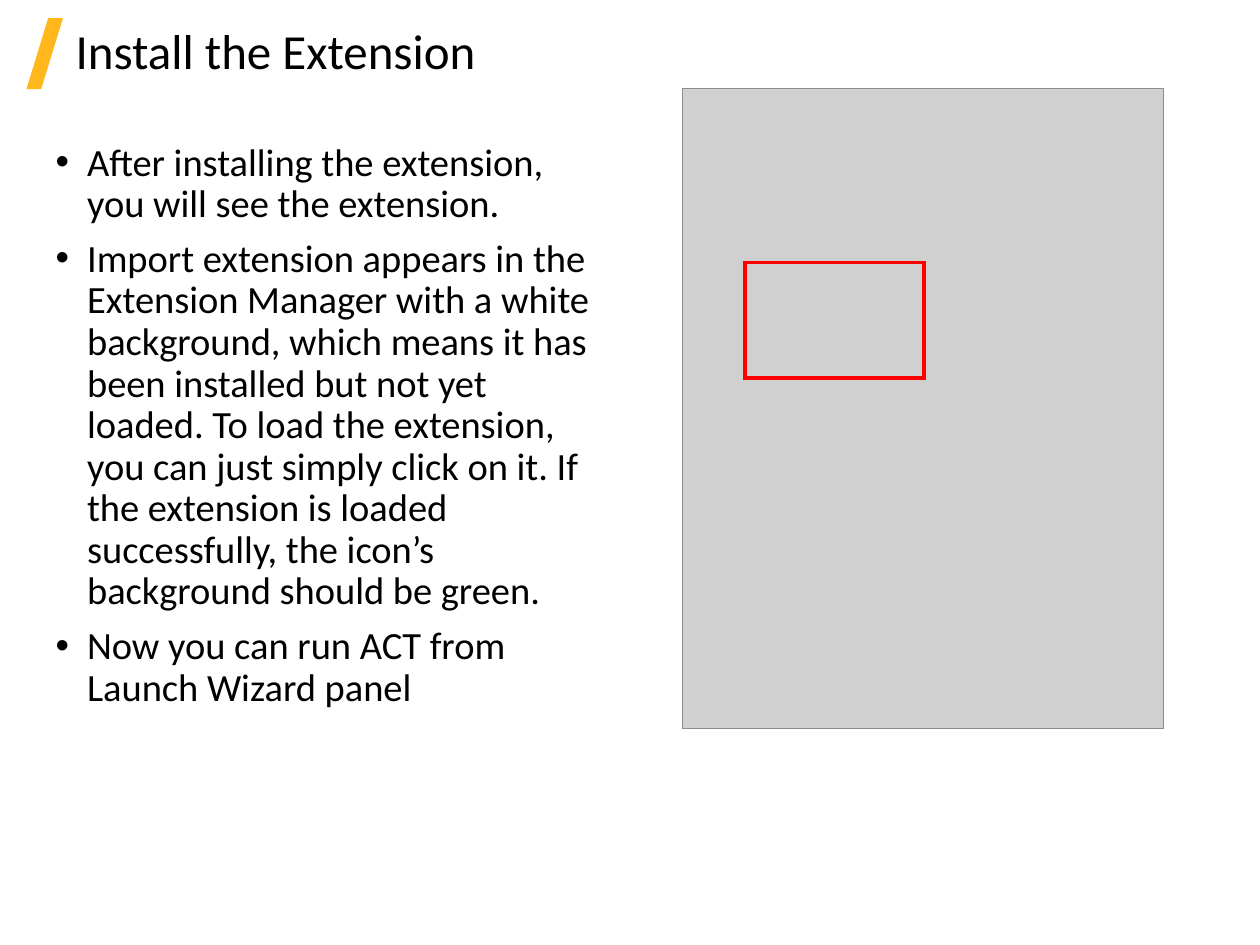
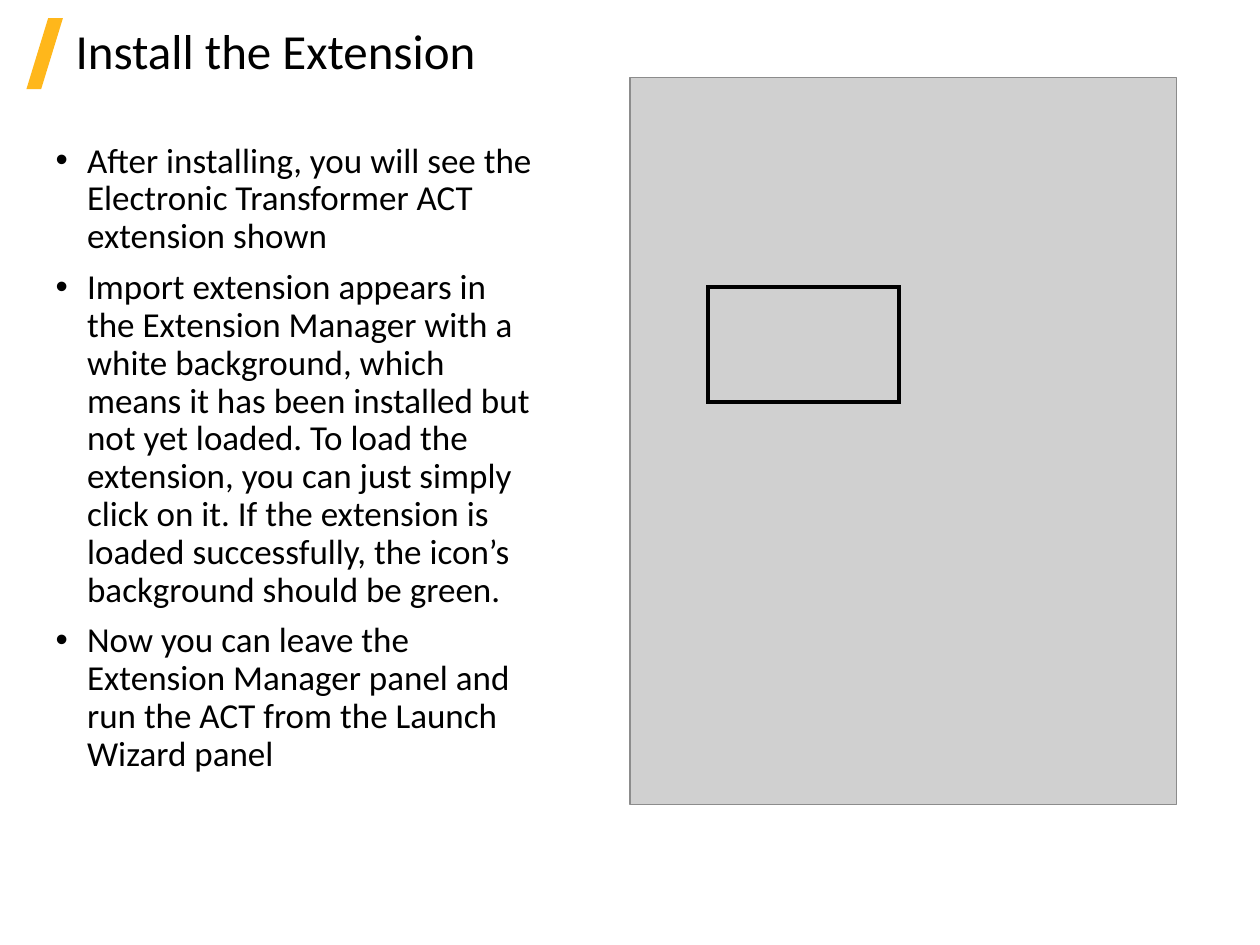
Before and after one commit to beliaev-maksim/ansys-electronic-transformer, a slide deck: slide 6 of help_source(internal)/ETK_2021R1.pptx (slide 8 before the commit). Drawn at 1260x945 pixels with LibreOffice and Linux fonts; fonts in the diff are those of the drawing; grey boxes stand for pictures; background and template pictures are left out. Boxes give left, top, right and bottom in pixels: in the first picture for what was removed or moved away, otherwise in the second. Text is boxed around its words. In the diff, an @@ line names an element or a change of style, - is before the commit and + after.

```diff
--- a/help_source(internal)/ETK_2021R1.pptx
+++ b/help_source(internal)/ETK_2021R1.pptx
@@ picture: place and size @@
-picture at bbox=[683, 88, 1164, 728]
+picture at bbox=[630, 78, 1177, 805]
@@ text at bbox=[87, 148, 532, 249]: text changed; size 22 to 20 pt @@
-• After installing the extension, you will see the extension.
+• After installing, you will see the Electronic Transformer ACT extension shown
@@ text at bbox=[87, 275, 530, 608]: size 22 to 20 pt in "Import extension appears in the Extension Manager ..." @@
@@ rectangle: place and size @@
-rectangle at bbox=[746, 262, 925, 378]
+rectangle at bbox=[708, 287, 900, 403]
@@ rectangle at bbox=[708, 287, 900, 403]: outline #FF0000 2.25 pt to #000000 2.25 pt @@
@@ text at bbox=[87, 627, 510, 772]: text changed; size 22 to 20 pt @@
-• Now you can run ACT from Launch Wizard panel
+• Now you can leave the Extension Manager panel and run the ACT from the Launch Wizard panel
```
Also in this commit, not shown: 18 other slides changed, 1 slide added, 2 slides removed, 8 other files.
